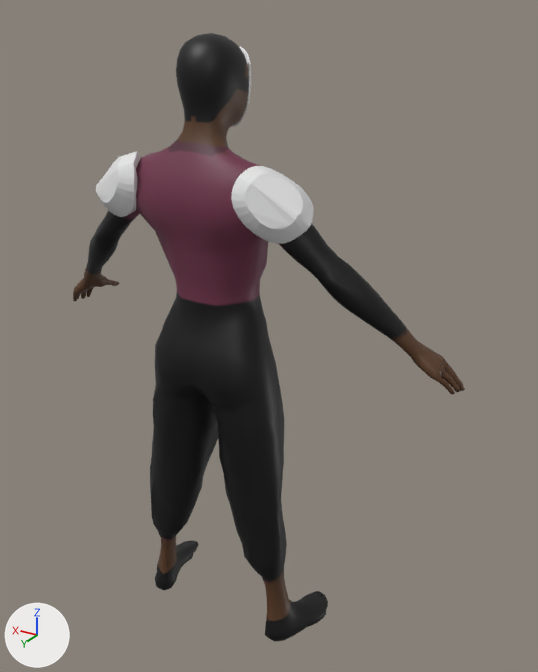
An edit to the Blender file Assets/Blender/Rheal/rheal.blend, drawn before and after from the same camera.
Camera for both pictures: a 50 mm lens placed at (-1.649, 2.35, 2.635), pointed at (-0.158, -0.135, 1.393). Every picture has the same lights, and +X, +Y and +Z are marked at lower left. The picture after the commit comes second.

In view in the first picture: 'Body_Lores_GEO', 'Pad', 'Pad.001' and 1 more.
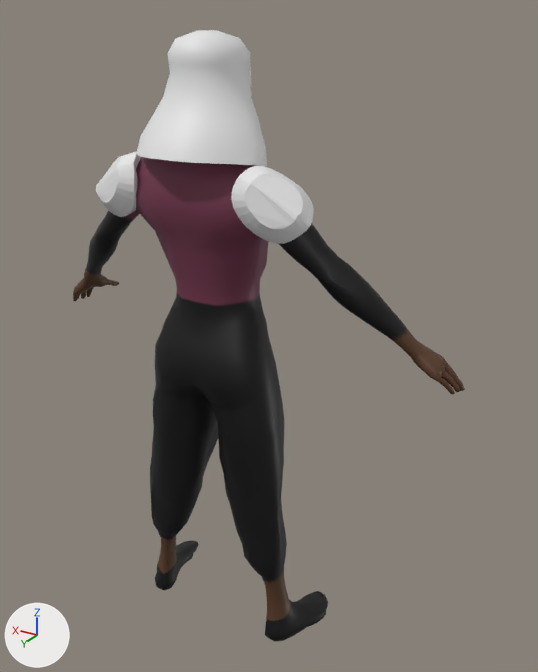
Location of each change, (x1, y1, x2, y2) in pixels of the pictures (538 x 672 px):
'Cowl', added
    after: (136, 30, 267, 167)

Diff of the bpy script that builds the scene:
```diff
--- a/Assets/Blender/Rheal/rheal.blend.py
+++ b/Assets/Blender/Rheal/rheal.blend.py
@@ me_circle @@
+me_circle.from_pydata(...)  # 255 vertices, 221 faces; spans x -1.42..1.39, y -0.89..1.6, z -0.53..1.88
+me_circle.polygons.foreach_set('use_smooth', [True] * 221)
@@ ob_cowl @@
+ob_cowl = bpy.data.objects.new('Cowl', me_circle)
+ob_cowl.parent = ob_headattachments
+ob_cowl.matrix_parent_inverse = Matrix(((1.0, 0.0, 0.0, 0.0), (0.0, 1.0, 0.0, 0.0), (0.0, 0.0, 1.0, -2.428), (0.0, 0.0, 0.0, 1.0)))
+ob_cowl.location = (0.00521, 0.00546, 2.234)
+ob_cowl.scale = (0.188, 0.188, 0.188)
```
